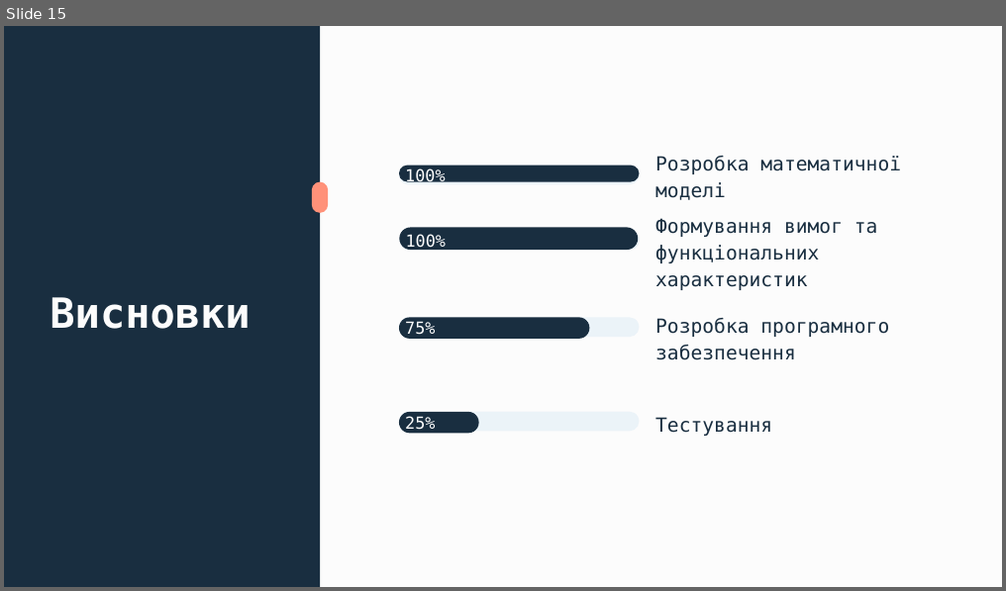
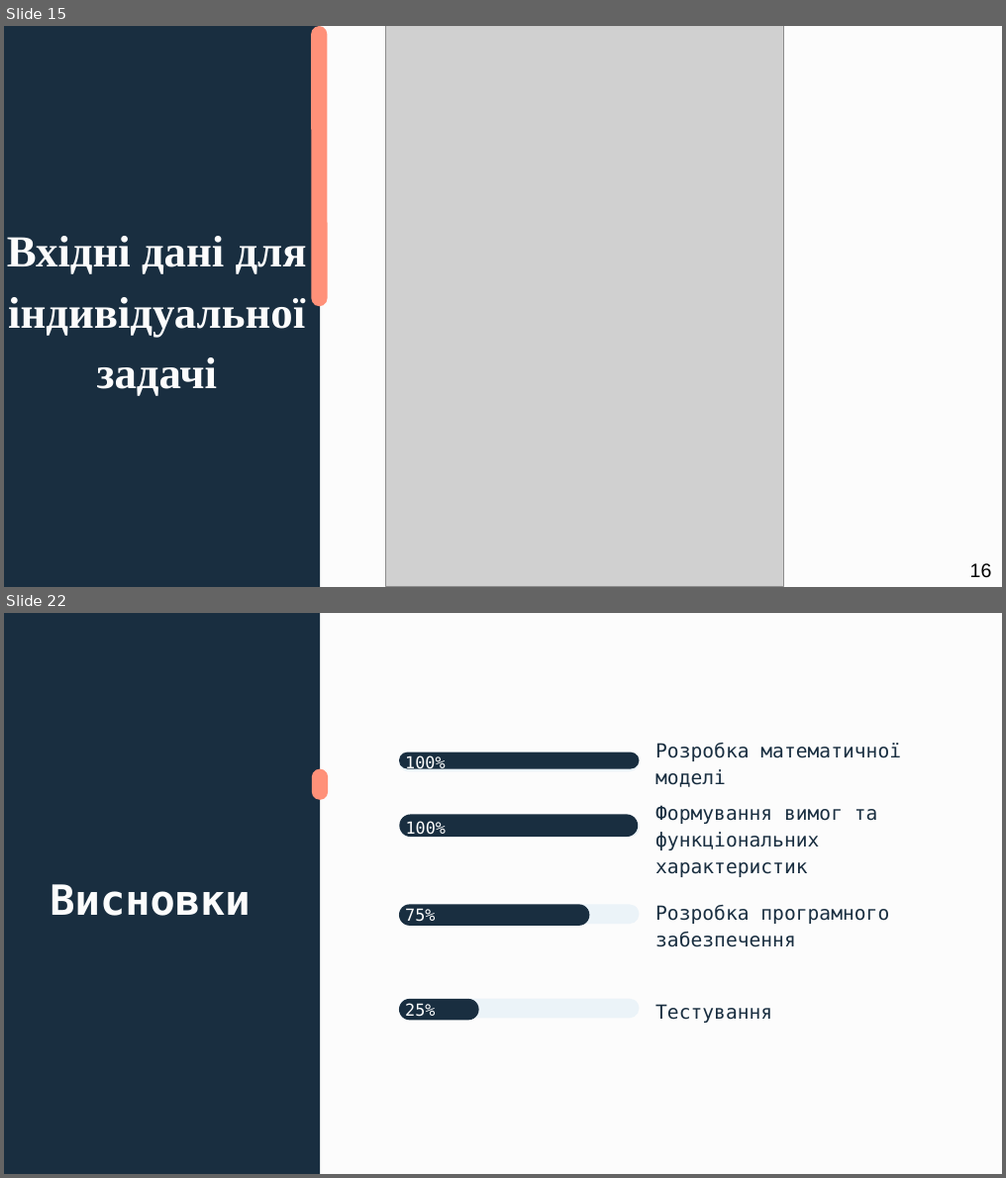
Before and after one commit to oleksandravozniuk/DiplomaDoc, a slide deck: vozniuk_sem2.pptx. Shown one above the other, each under a label of ours: slide 15 before the commit, slides 15 and 22 after it; the slides between them are not shown. The pictures are 1006x591 and 1006x1178 pixels, drawn with LibreOffice and Linux fonts; fonts in the diff are those of the drawing; grey boxes stand for pictures. Boxes give left, top, right and bottom in pixels: in the first picture for what was removed or moved away, otherwise in the second. Text is boxed around its words. In the diff, an @@ line names an element or a change of style, - is before the commit and + after.

```diff
--- a/vozniuk_sem2.pptx
+++ b/vozniuk_sem2.pptx
@@ slide 15 added at box(4, 26, 1002, 587), background #FCFCFC @@
@@ rectangle added at box(4, 26, 320, 587), fill #192E40 @@
@@ rounded rectangle added at box(311, 26, 327, 306), fill #FF9179 @@
@@ picture added at box(386, 26, 784, 586) @@
@@ title added at box(7, 236, 307, 396), 32 pt, text #FCFCFC, bold @@
+Вхідні дані для індивідуальної задачі
@@ text added at box(970, 564, 992, 578), 14 pt, text #000000 @@
+16
@@ what was slide 15 is now slide 22 @@
```
Also in this commit, not shown: 11 slides changed, 8 other slides added, 2 slides removed, 26 other files.
